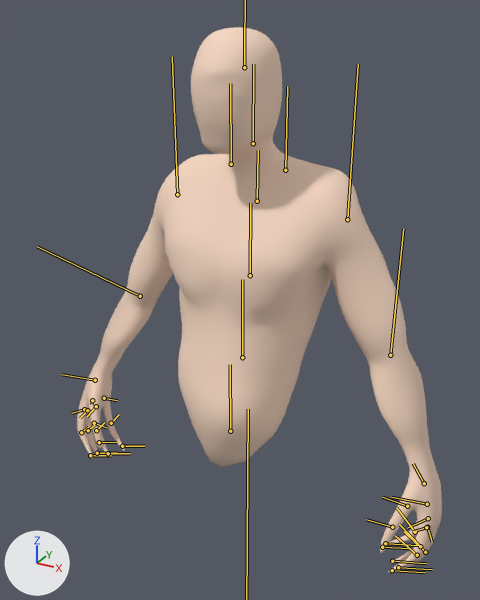
Before and after pictures for a commit that changed the FBX model Horror Bike/Assets/_MODELS/KeyObjects/Horseman/openingscenehorsemanopening.fbx.
Camera for both pictures: a 50 mm camera at (0.649, -1.221, 1.843) aimed at (0.094, -0.212, 1.338). The axes (+X, +Y, +Z) are drawn at lower left. The lights are the same throughout. The bones that bend it are drawn over the model as lines.

Objects in the first picture: 'humanBody1'.
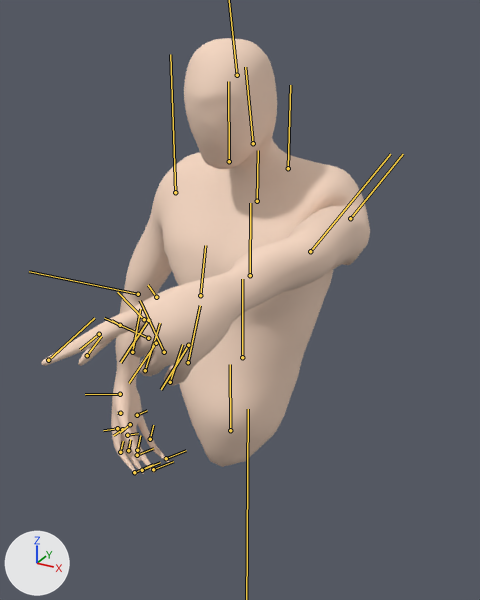
The newer file adds an action. The first version stands in its rest pose; the second is drawn at frame 238 of the action 'opening|BaseLayer'.

Location of each change, (x1, y1, x2, y2) in pixels of the pictures (480 x 600 px):
'humanBody1', posed (10% narrower, 20% shorter)
    before: (77, 27, 442, 572)
    after: (41, 38, 370, 475)
bone 'LeftArm', root to tip
    before: (347, 219) to (358, 64)
    after: (350, 218) to (403, 154)
bone 'LeftForeArm', root to tip
    before: (390, 355) to (403, 228)
    after: (310, 251) to (390, 154)
bone 'middle', root to tip
    before: (427, 527) to (432, 542)
    after: (148, 338) to (104, 318)
bone 'joint3.001', root to tip
    before: (425, 552) to (404, 531)
    after: (132, 352) to (140, 309)
bone 'ring', root to tip
    before: (428, 518) to (407, 528)
    after: (164, 352) to (140, 300)
bone 'joint11', root to tip
    before: (420, 546) to (399, 524)
    after: (145, 370) to (160, 323)
bone 'pinky', root to tip
    before: (427, 504) to (391, 497)
    after: (188, 362) to (200, 305)
bone 'joint3.002', root to tip
    before: (415, 532) to (396, 507)
    after: (170, 382) to (182, 344)
bone 'pointer', root to tip
    before: (426, 527) to (413, 531)
    after: (144, 319) to (117, 292)
bone 'joint3.003', root to tip
    before: (417, 555) to (395, 535)
    after: (99, 334) to (80, 349)
bone 'RightForeArm', root to tip
    before: (140, 296) to (37, 246)
    after: (138, 294) to (29, 271)
bone 'Neck', root to tip
    before: (253, 143) to (253, 64)
    after: (253, 143) to (245, 67)

What the commit changed:
Bone 'LeftArm' (bone_leftarm) turns from (0, 0, 0) to (-84, -15, 56) degrees about its own x, y and z.
Bone 'LeftForeArm' (bone_leftforearm) turns from (0, 0, 0) to (0, 0, -12) degrees about its own x, y and z.
Bone 'middle' (bone_middle) turns from (0, 0, 0) to (33, -78, -66) degrees about its own x, y and z.
Bone 'joint3.001' (bone_joint3_001) turns from (0, 0, 0) to (-6, -4, 19) degrees about its own x, y and z.
Bone 'ring' (bone_ring) turns from (0, 0, 0) to (-52, -56, 65) degrees about its own x, y and z.
Bone 'joint11' (bone_joint11) turns from (0, 0, 0) to (-5, -3, 17) degrees about its own x, y and z.
Bone 'pinky' (bone_pinky) turns from (0, 0, 0) to (-24, -21, 72) degrees about its own x, y and z.
Bone 'joint3.002' (bone_joint3_002) turns from (0, 0, 0) to (-8, -3, 32) degrees about its own x, y and z.
Bone 'pointer' (bone_pointer) turns from (0, 0, 0) to (8, 21, -5) degrees about its own x, y and z.
Bone 'joint3.003' (bone_joint3_003) turns from (0, 0, 0) to (5, 9, -28) degrees about its own x, y and z.
Bone 'RightForeArm' (bone_rightforearm) turns from (0, 0, 0) to (4, 9, -16) degrees about its own x, y and z.
Bone 'Neck' (bone_neck) turns from (0, 0, 0) to (12, 0, 0) degrees about its own x, y and z.
